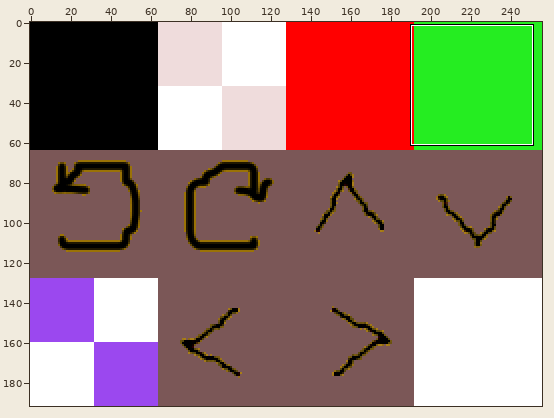
Sprite sheet, stored at Graphics/placeholder_tiles2.png. The picture above shows the old version from afar; the outline marks the close-up.
Close-up. The starting point:
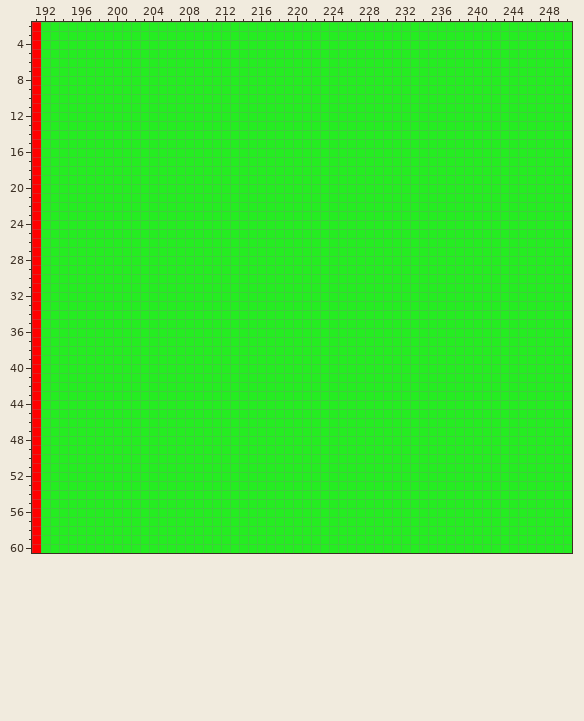
The file is 256x192 pixels. Colours within 5 levels of each other are drawn and written as one. Shown: x 191..250, y 2..60. The commit also changed other parts of the picture, which this record leaves out.
Now the later version:
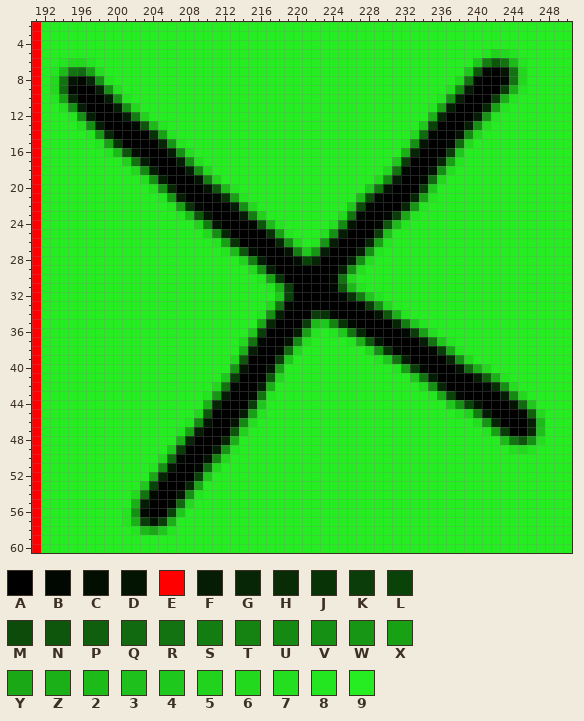
Palette (. is transparent): A #000000  B #010701  C #020e02  D #031403  E #ff0000  F #041d04  G #062605  H #072c06  J #083307  K #0a3d09  L #0a4309  M #0c4b0a  N #0d560c  P #0f5f0d  Q #116a0f  R #127310  S #137d11  T #148312  U #158a13  V #169014  W #179615  X #19a116  Y #1aa817  Z #1bb018  2 #1dbb1a  3 #1ec11b  4 #1fc81c  5 #21d31d  6 #22d91e  7 #23df1f  8 #24e620  9 #25ed21
Change:
Changed rows in their new state; - is an unchanged pixel.
first column x 193:
 5 ------------------------------------------------8568---
 6 -8668------------------------------------------4SNR28--
 7 82RQX7----------------------------------------4NBADR6--
 8 6RDBGV8--------------------------------------6RBAABR6--
 9 6QBAAFV7------------------------------------7UFAAAKZ8--
10 8XGAAAFV8----------------------------------8VFAAAKZ8---
11 -7VFAAAFV6--------------------------------8XFAAAGX8----
12 --8VFAAAFS5-------------------------------ZGAAAFW8-----
13 ---7VFAAABN28----------------------------4LAAAFV7------
14 ----8WGAAAAJX8--------------------------6QBAADU6-------
15 -----8XJAAAAGW8------------------------8VDAABQ6--------
16 ------82NCAAAFV7-----------------------ZGAAAK4---------
17 --------5RFAAAFV7---------------------4KAAAGX8---------
18 ---------6UFAAAFU6-------------------6RBAADV7----------
19 ----------7VFAAADS5-----------------6UFAABQ6-----------
20 -----------7VGAAADN28--------------4RDAAAK4------------
21 ------------8WFAAABJX8------------2MBAAAGX8------------
22 -------------8XJBAAAFV6----------4MBAAAGW8-------------
23 --------------82NDAAAFS5--------6RBAABKY8--------------
24 ----------------5SDAAABN28-----7UDAABN28---------------
25 -----------------6VGAAAAJX8---7VFAAAK3-----------------
26 ------------------8XJAAAAGV6-8WFAAAGX8-----------------
27 -------------------82NCAAADS4WFAAAFV8------------------
28 ---------------------5SFAAACLGAAAFV7-------------------
29 ----------------------6VFAAAAAAAFV7--------------------
30 -----------------------8XJAAAAABR6---------------------
31 ------------------------8ZKAAAABN28--------------------
32 -------------------------4LAAAAABJS48------------------
33 ------------------------6RBAAAAAAABKV6-----------------
34 -----------------------8VFAAAKJBAAAADNZ8---------------
35 -----------------------YGAAAK24TJBAAAAGS48-------------
36 ----------------------4KAAAFX8-84RGAAAABKX7------------
37 ---------------------6RBAADU7----8ZNDAAAAFR48----------
38 ---------------------ZFAABQ6-------6VJBAAABKY8---------
39 --------------------6NAAAK4---------84RFAAAAGV6--------
40 --------------------WDAADX------------8XKBAAADQZ6------
41 -------------------4KAAAN6--------------4RFAAAAFPZ8----
42 ------------------6RBAAFZ----------------6VGAAAABHV7---
43 -----------------8WFAABR8-----------------8YLBAAAAFU6--
44 -----------------ZGAAAK4--------------------4VLDAAADQ4-
45 ----------------6NAAAFX8---------------------85SFAAABP6
46 ---------------8UDAADU7------------------------7WGAAAF2
47 --------------8XFAAAN5--------------------------8XKAAG3
48 --------------ZGAAAGZ-----------------------------2RNV7
49 -------------4KAAAFW8------------------------------768-
50 ------------6QBAADT6-----------------------------------
51 -----------8VDAABQ6------------------------------------
52 -----------YGAAAL4-------------------------------------
53 ----------4LAAAGY--------------------------------------
54 ---------6RBAADV8--------------------------------------
55 ---------ZFAABQ6---------------------------------------
56 --------8VBAAL4----------------------------------------
57 --------8ZKDKZ-----------------------------------------
58 ---------82Y48-----------------------------------------
Where, in picture pixels (left, top, right, bottom), the same in both close-ups:
changed: (50, 49, 545, 535)
